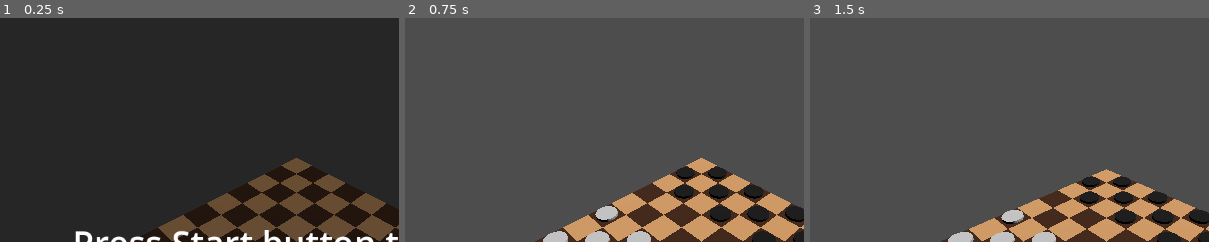
Above: before the commit, frames 1-3 (left to right).
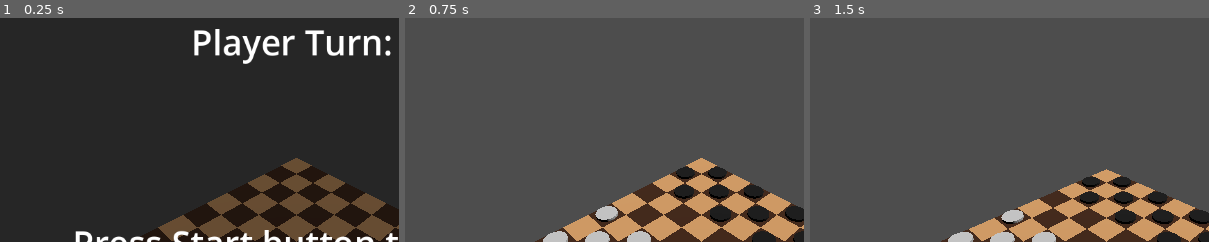
Above: after the commit, the same moments.

Repository: GriffinMurray/Checkers
Game: Godot game, scene res://scenes/level.tscn
The game is run twice, just before and just after one commit, with the same random seed, the same clock (stepped at 60 frames per second) and the same inputs.
Inputs (mouse positions are % of the whole screen's width and height, from its top left):
- Up to frame 1 (0.25 s): no input
- Up to frame 2 (0.75 s): click "Start" at 0.5 s
- Up to frame 3 (1.5 s): tap Enter at 1.25 s; move the mouse to (72, 45) at 1.27 s; tap Down (camera_down) at 1.35 s; click (72, 45) at 1.42 s
The pictures show only the part of the screen within x 13-63%, y 0-50%; the shares and areas given below are measured in that part.

The runs differ from the first frame. In frame 1, 2.3% of the frame differs, in the area x 48-98%, y 4-21%; in frame 2, nothing differs; in frame 3, nothing differs.

Commit message:
moved functionality onto level

Diff:
--- a/globals.gd
+++ b/globals.gd
@@ -2,6 +2,7 @@
 
 var selected_piece: Piece
 var selected_square: Square
+var moving_again = false
 
 var game_type
 var game_state
@@ -35,3 +36,9 @@
 	return player_turn
 func set_player_turn(str) -> void:
 	player_turn = str
+
+func toggle_player_turn() -> void:
+	if get_player_turn() == "white":
+		set_player_turn("black")
+	elif get_player_turn() == "black":
+		set_player_turn("white")
--- a/scenes/board.gd
+++ b/scenes/board.gd
@@ -1,8 +1,6 @@
 extends Node3D
 
-signal piece_selected
-signal square_selected
-signal piece_captured
+signal piece_captured(piece: Piece)
 
 @export var white_piece: PackedScene = preload("res://scenes/pieces/white_piece.tscn")
 @export var black_piece: PackedScene = preload("res://scenes/pieces/black_piece.tscn")
@@ -11,43 +9,14 @@
 
 var board_array: Array
 var piece_hovering: Piece
+var piece_moving_again: bool = false
 var square_hovering: Square
+var white_pieces = 0
+var black_pieces = 0
 
 func _ready() -> void:
 	generate_board_array()
 	connect_square_signals()
-
-func _input(event):
-	var state = Globals.get_game_state()
-	if state == "piece_select":
-		if event is InputEventMouseButton and event.pressed:
-			if event.button_index == MOUSE_BUTTON_LEFT:
-				if not Globals.is_piece_selected() and piece_hovering != null:
-					select_piece(piece_hovering)
-	if state == "square_select":
-		if event is InputEventMouseButton and event.pressed:
-			if event.button_index == MOUSE_BUTTON_LEFT:
-				if not Globals.is_square_selected() and square_hovering != null:
-					select_square(square_hovering)
-			elif event.button_index == MOUSE_BUTTON_RIGHT:
-				unselect_piece(Globals.get_selected_piece())
-
-func initialize_game() -> void:
-	var game = Globals.game_type
-	if game == "checkers":
-		initialize_checkers()
-	if game == "chess":
-		initialize_chess()
-
-func spawn_piece(str):
-	if str == "white":
-		return white_piece.instantiate()
-	elif str == "black":
-		return black_piece.instantiate()
-	elif str == "white_king":
-		pass
-	elif str == "black_king":
-		pass
 
 func generate_board_array() -> void:
 	var rows = get_children()
@@ -66,6 +35,15 @@
 func connect_player_signals(piece: Piece) -> void:
 	piece.connect("hovering", _on_piece_hovering)
 	piece.connect("stop_hovering", _on_piece_stop_hovering)
+
+
+
+func initialize_game() -> void:
+	var game = Globals.get_game_type()
+	if game == "checkers":
+		initialize_checkers()
+	if game == "chess":
+		initialize_chess()
 
 #set up initial configuration of a default game of checkers on an 8x8 board
 func initialize_checkers() -> void:
@@ -90,10 +68,30 @@
 func initialize_chess() -> void:
 	pass
 
+
+func spawn_piece(str):
+	if str == "white":
+		white_pieces += 1
+		return white_piece.instantiate()
+	elif str == "black":
+		black_pieces += 1
+		return black_piece.instantiate()
+	elif str == "white_king":
+		white_pieces += 1
+		pass
+	elif str == "black_king":
+		black_pieces += 1
+		pass
+
+
 func select_piece(piece) -> void:
-	piece.set_albedo(piece.highlight_color)
+	piece.highlight()
 	Globals.set_selected_piece(piece)
-	Globals.set_game_state("square_select")
+	Globals.set_game_state("move")
+
+func unselect_all() -> void:
+	Globals.set_selected_piece(null)
+	Globals.set_selected_square(null)
 
 func unselect_piece(piece) -> void:
 	piece.set_albedo(piece.base_color)
@@ -105,20 +103,53 @@
 	Globals.set_selected_square(square)
 	var piece = Globals.get_selected_piece()
 	move_if_valid(piece, square)
-	Globals.set_game_state("piece_select")
 
 func move_if_valid(piece, target):
 	var source = piece.get_parent_square()
-	var move_options = valid_move_options(source)
-	var jump_options = valid_jump_options(source, move_options)
-	if target in move_options:
+	var move_options = valid_move_options()
+	var jump_options = valid_jump_options()
+
+	if target in move_options and not piece_moving_again:
 		piece.move(target)
+		unselect_all()
+		Globals.toggle_player_turn()
+		Globals.set_game_state("piece_select")
 	elif target in jump_options:
 		var jumped_piece = get_jumped_piece(source, target)
 		piece.jump(jumped_piece, target)
+		update_pieces(jumped_piece.get_groups()[0])
+		if can_jump_again(target):
+			piece_moving_again = true
+			Globals.set_selected_square(null)
+			Globals.set_game_state("square_select")
+		else:
+			piece_moving_again = false
+			unselect_all()
+			Globals.toggle_player_turn()
+			Globals.set_game_state("piece_select")
 	else:
 		piece.move(source)
 
+func can_jump_again(source):
+	var move_options = valid_move_options()
+	var jump_options = valid_jump_options()
+	if jump_options.size() > 0:
+		print(jump_options[0])
+		print(jump_options[0].has_piece())
+		return true
+	return false
+
+func update_pieces(group):
+	if group == "black_pieces":
+		black_pieces -= 1
+		if black_pieces <= 0:
+			#game over
+			pass
+	elif group == "white_pieces":
+		white_pieces -= 1
+		if white_pieces <= 0:
+			#game over
+			pass
 func get_jumped_piece(source: Square, target: Square) -> Piece:
 	var jumped_square_index = []
 	var source_index = get_square_index(source)
@@ -179,7 +210,7 @@
 			squares.append(board_array[index[0]-1][index[1]-1])
 	return squares
 
-func valid_move_options(source: Square) -> Array:
+func valid_move_options() -> Array:
 	var options = []
 	if Globals.is_piece_selected():
 		var piece = Globals.get_selected_piece()
@@ -187,12 +218,14 @@
 		for square in adjacent_squares:
 			if not square.has_piece():
 				options.append(square)
+				print("square", square)
 	return options
 
-func valid_jump_options(source: Square, move_options: Array) -> Array:
+func valid_jump_options() -> Array:
 	var options = []
 	if Globals.is_piece_selected():
 		var piece = Globals.get_selected_piece()
+		var source = piece.get_parent_square()
 		var adjacent_squares = get_adjacent_squares(piece.get_parent_square())
 		for square in adjacent_squares:
 			if square.has_piece():
@@ -201,6 +234,8 @@
 					var behind_square = get_behind_square(source, square)
 					if behind_square != null and not behind_square.has_piece():
 						options.append(behind_square)
+						print("behind", behind_square)
+
 	return options
 
 func _on_square_hovering(square: Square) -> void:
@@ -215,12 +250,10 @@
 
 func _on_piece_hovering(piece: Piece) -> void:
 	piece_hovering = piece
-	piece.set_albedo(piece.highlight_color)
+	piece.highlight()
 
 func _on_piece_stop_hovering(piece: Piece) -> void:
 	piece_hovering = null
-	piece.set_albedo(piece.base_color)
-
-
+	piece.remove_highlight()
 
 # TODO generate board procedurally
--- a/scenes/level.gd
+++ b/scenes/level.gd
@@ -1,24 +1,48 @@
 extends Node3D
 
-var game_types = ["game_select", "checkers", "chess"]
-var game_states = ["start", "piece_select", "square_select", "end"]
+var game_types = ["checkers", "chess"]
+var game_states = ["start", "move", "end"]
 var player_turns = ["white", "black"]
 
-
 var score: Array
+var selection_locked: bool
 
 func _ready() -> void:
 	start()
 
+func _input(event):
+	var state = Globals.get_game_state()
+	if state == "start":
+		if event is InputEventMouseButton and event.pressed:
+			if event.button_index == MOUSE_BUTTON_LEFT:
+				#select piece
+				pass
+	if state == "move":
+		if event is InputEventMouseButton and event.pressed:
+			if event.button_index == MOUSE_BUTTON_LEFT:
+				# select square
+				#try move piece to square
+				pass
+			elif event.button_index == MOUSE_BUTTON_RIGHT:
+				#unselect piece and regress game state to start
+				pass
+
 func start():
-	Globals.set_game_type(game_types[1])
-	Globals.set_game_state(game_states[0])
-	Globals.player_turn = player_turns[0]
-
+	Globals.set_game_type(game_types[0])
+	Globals.set_player_turn(player_turns[0])
 	var button = UI.get_button()
 	button.pressed.connect(_on_start_button_pressed)
 
+func end_turn():
+	Globals.toggle_player_turn()
+	new_turn()
+
+func new_turn():
+	Globals.set_game_state(game_states[0])
+	Globals.set_selected_piece(null)
+	Globals.set_selected_square(null)
+
 func _on_start_button_pressed():
 	$Board.initialize_game()
-	Globals.set_game_state(game_states[1])
 	UI.hide()
+	new_turn()
--- a/scenes/level.tscn
+++ b/scenes/level.tscn
@@ -18,3 +18,5 @@
 
 [node name="Player" parent="Marker3D" node_paths=PackedStringArray("parent") instance=ExtResource("3_e3fpk")]
 parent = NodePath("..")
+
+[connection signal="piece_captured" from="Board" to="." method="_on_board_piece_captured"]
--- a/scenes/pieces/black_piece.tscn
+++ b/scenes/pieces/black_piece.tscn
@@ -17,7 +17,7 @@
 bottom_radius = 0.4
 height = 0.1
 
-[node name="BlackPiece" groups=["black_pieces"] instance=ExtResource("1_484fo")]
+[node name="BlackPiece" groups=["black"] instance=ExtResource("1_484fo")]
 script = ExtResource("2_e1hwk")
 
 [node name="MeshInstance3D" parent="." index="0"]
--- a/scenes/pieces/piece.gd
+++ b/scenes/pieces/piece.gd
@@ -15,6 +15,12 @@
 	var mat: Material = self.get_child(0).mesh.surface_get_material(0)
 	mat.albedo_color = color
 
+func highlight():
+	set_albedo(highlight_color)
+
+func remove_highlight():
+	set_albedo(base_color)
+
 func get_parent_square():
 	return square
 func set_parent_square(s) -> void:
@@ -25,17 +31,16 @@
 	target.move_piece(self)
 	square = target
 	set_albedo(base_color)
-	Globals.set_selected_piece(null)
-	Globals.set_selected_square(null)
 
 func jump(jumped_piece, target) -> void:
 	move(target)
 	jumped_piece.queue_free()
 
 func _on_mouse_entered() -> void:
-	if not Globals.is_piece_selected():
-		hovering.emit(self)
+	if (Globals.get_player_turn() == "white" and get_groups()[0] == "white_pieces"
+		or Globals.get_player_turn() == "black" and get_groups()[0] == "black_pieces"):
+		if not Globals.is_piece_selected():
+			hovering.emit(self)
 
 func _on_mouse_exited() -> void:
-	if not Globals.is_piece_selected():
 		stop_hovering.emit(self)
--- a/scenes/pieces/white_piece.tscn
+++ b/scenes/pieces/white_piece.tscn
@@ -15,7 +15,7 @@
 bottom_radius = 0.4
 height = 0.1
 
-[node name="WhitePiece" groups=["white_pieces"] instance=ExtResource("1_dclmg")]
+[node name="WhitePiece" groups=["white"] instance=ExtResource("1_dclmg")]
 script = ExtResource("2_hfhnr")
 
 [node name="MeshInstance3D" parent="." index="0"]
--- a/scenes/squares/square.gd
+++ b/scenes/squares/square.gd
@@ -18,7 +18,8 @@
 	return piece
 func set_piece(p) -> void:
 	piece = p
-	$Marker3D.add_child(piece)
+	if piece != null:
+		$Marker3D.add_child(piece)
 
 func move_piece(p) -> void:
 	piece = p
@@ -37,6 +38,13 @@
 	var mat: Material = self.get_child(0).mesh.surface_get_material(0)
 	mat.albedo_color = color
 
+func highlight():
+	set_albedo(highlight_color)
+
+func remove_highlight():
+	set_albedo(base_color)
+
+
 # highlight square and consider it hovered while a piece is selected
 func _on_mouse_entered() -> void:
 		hovering.emit(self)
--- a/scenes/ui.gd
+++ b/scenes/ui.gd
@@ -8,5 +8,12 @@
 
 func start_screen() -> void:
 	show()
-	$Label.text = "Press Start button to begin"
+	$Labels/StartText.text = "Press Start button to begin"
 	$StartButton.text = "Start"
+
+func set_player_turn_text(str):
+	$Labels/PlayerTurn.text = "Player turn: " + str
+	if str == "white":
+		$Labels/PlayerTurn.add_theme_color_override("font_color", Color.WHITE)
+	elif str == "black":
+		$Labels/PlayerTurn.add_theme_color_override("font_color", Color.BLACK)
--- a/scenes/ui.tscn
+++ b/scenes/ui.tscn
@@ -20,17 +20,37 @@
 grow_vertical = 2
 color = Color(0, 0, 0, 0.501961)
 
-[node name="Label" type="Label" parent="."]
+[node name="Labels" type="Control" parent="."]
+layout_mode = 1
+anchors_preset = 15
+anchor_right = 1.0
+anchor_bottom = 1.0
+grow_horizontal = 2
+grow_vertical = 2
+
+[node name="PlayerTurn" type="Label" parent="Labels"]
+layout_mode = 1
+anchors_preset = 5
+anchor_left = 0.5
+anchor_right = 0.5
+offset_left = -20.0
+offset_right = 20.0
+offset_bottom = 23.0
+grow_horizontal = 2
+theme_override_font_sizes/font_size = 50
+text = "Player Turn: "
+
+[node name="StartText" type="Label" parent="Labels"]
 layout_mode = 1
 anchors_preset = 8
 anchor_left = 0.5
 anchor_top = 0.5
 anchor_right = 0.5
 anchor_bottom = 0.5
-offset_left = -20.0
-offset_top = -11.5
-offset_right = 20.0
-offset_bottom = 11.5
+offset_left = -235.0
+offset_top = -34.5
+offset_right = 235.0
+offset_bottom = 34.5
 grow_horizontal = 2
 grow_vertical = 2
 theme_override_font_sizes/font_size = 50
@@ -52,5 +72,3 @@
 theme_override_font_sizes/font_size = 50
 text = "Start
 "
-
-[connection signal="pressed" from="StartButton" to="." method="_on_button_pressed"]
